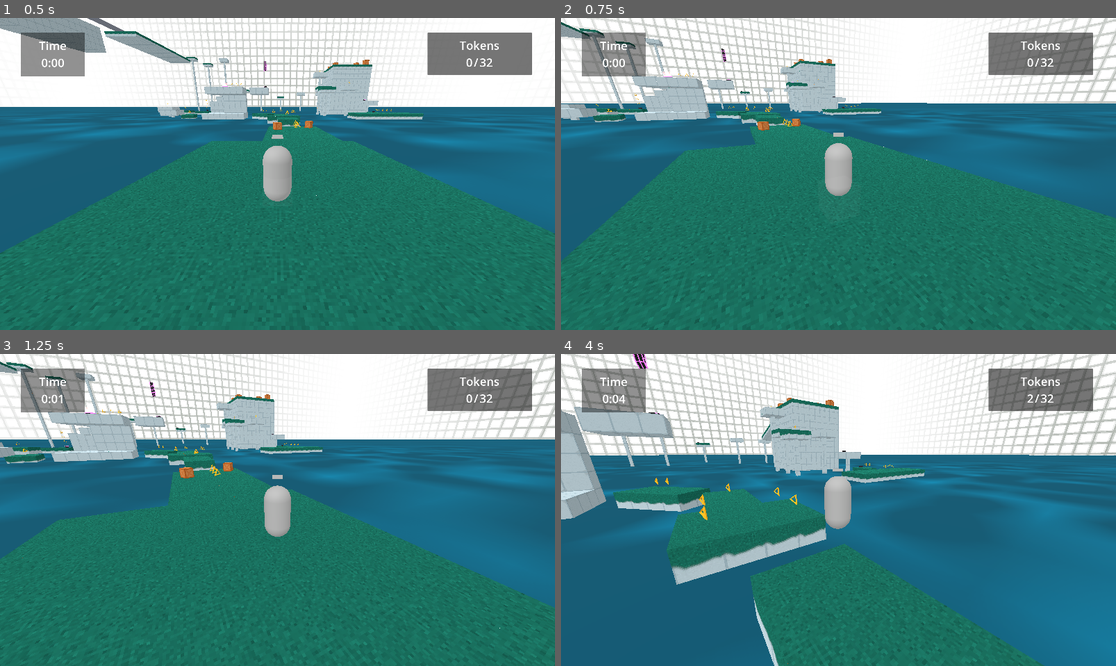
Above: before the commit, frames 1-4 (two rows, left to right).
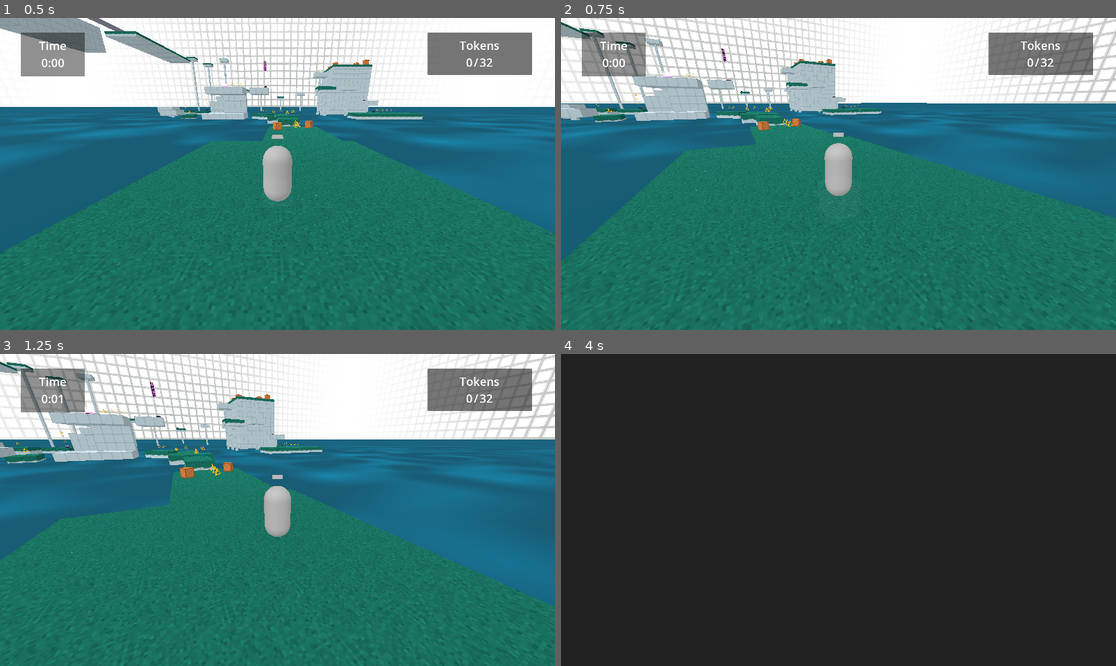
Above: after the commit, the same moments.

Repository: Nigel-Karunaratne/3DPlatformer_Godot4
Game: Godot game, scene res://level_scenes/monument1.tscn
Two runs of this game, one before a commit and one after it. Both use one fixed random seed, a clock stepped at 60 frames per second and the inputs below. The project has no main scene, so this scene is started directly.
Inputs (mouse positions are in pixels of both pictures, inside the frame that each line leads up to):
- Up to frame 1 (0.5 s): no input
- Up to frame 2 (0.75 s): tap Enter at 0.5 s; move the mouse to (866, 174) at 0.52 s; hold W (move_forward) from 0.53 s (still down); tap R at 0.6 s
- Up to frame 3 (1.25 s): keep holding W (move_forward); tap Space (jump) at 0.77 s
- Up to frame 4 (4 s): keep holding W (move_forward); move the mouse to (810, 510) at 1.27 s; tap T at 1.35, 3.6 s; tap Space (jump) at 1.52, 3.02, 3.77 s; move the mouse to (849, 503) at 2.02 s; hold F 2.03-2.78 s; move the mouse to (832, 516) at 2.77 s; tap R at 2.85 s; move the mouse to (877, 513) at 3.52 s

Frame 1 is identical in both runs. In frame 2, 0.4% of the frame differs, in the area x 0-100%, y 2-100%; in frame 3, 1.5%; in frame 4, 100%, in the area x 0-100%, y 0-100%.

Commit message:
Update speed to be slightly slower

Diff:
--- a/scripts/player_move.gd
+++ b/scripts/player_move.gd
@@ -7,7 +7,7 @@
 var _fly = false##!!DEBUG
 
 # Movement Variables
-const ACCEL_SPEED = 2.44
+const ACCEL_SPEED = 2.39
 const MAX_SPEED = 9
 const GRAVITY = 30
 const JUMP_VELOCITY = 12
